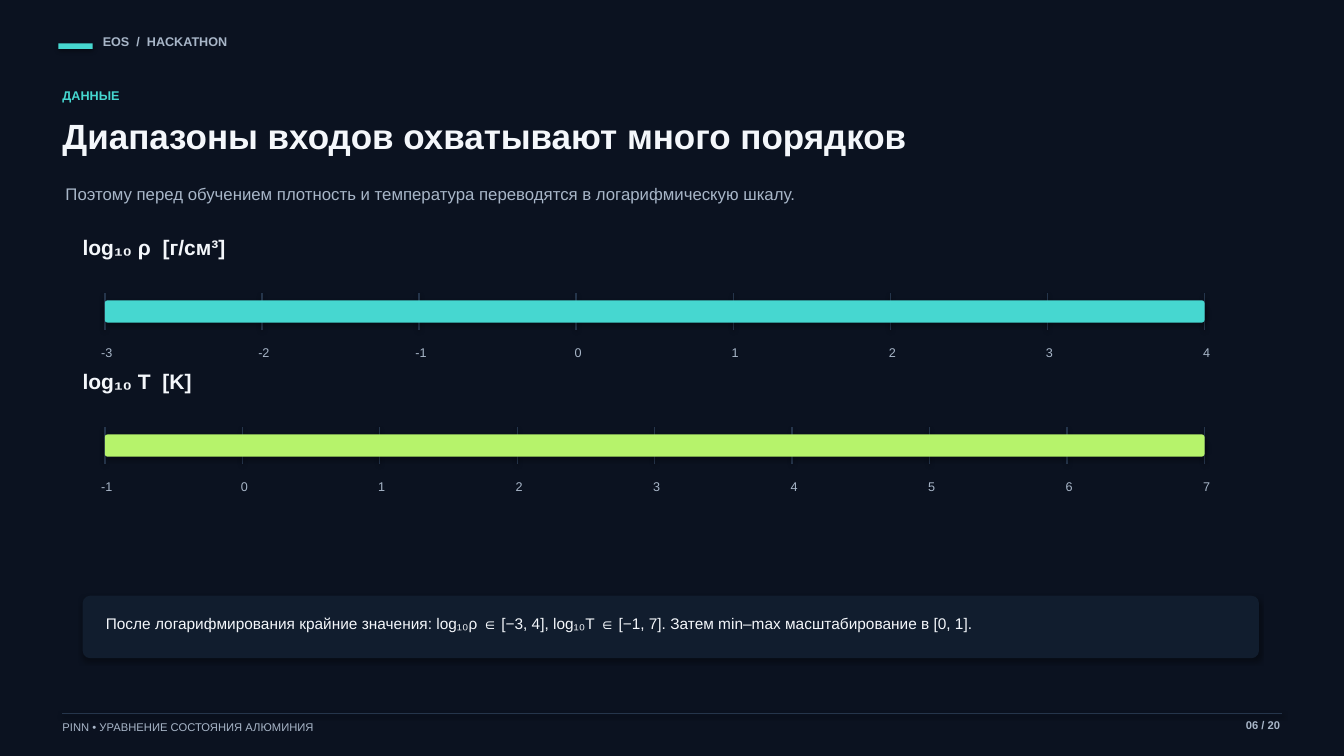
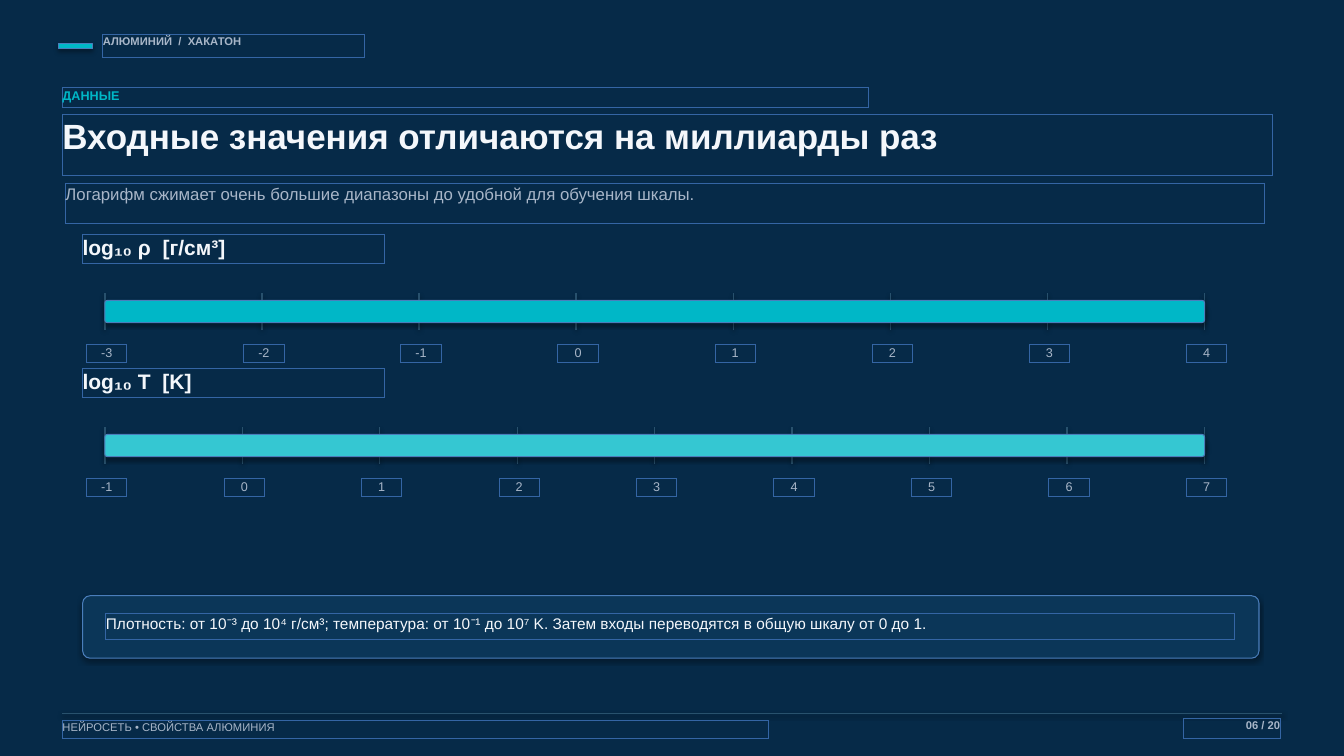
Before and after one commit to AtesiT/testPresentation, a slide deck: slide 6 of Презентация_хакатон_EOS_алюминия.pptx. Drawn at 1344x756 pixels with LibreOffice and Linux fonts; fonts in the diff are those of the drawing. Boxes give left, top, right and bottom in pixels: in the first picture for what was removed or moved away, otherwise in the second. Text is boxed around its words. In the diff, an @@ line names an element or a change of style, - is before the commit and + after.

```diff
--- a/Презентация_хакатон_EOS_алюминия.pptx
+++ b/Презентация_хакатон_EOS_алюминия.pptx
@@ background #0B1220 to #062A48 @@
@@ rectangle at (58, 43, 93, 49): fill #46D7D0 to #00B7C7 @@
@@ text at (103, 36, 241, 45): text changed; size 9 to 8 pt @@
-EOS / HACKATHON
+АЛЮМИНИЙ / ХАКАТОН
@@ text "ДАННЫЕ" at (62, 90, 119, 103): text colour #46D7D0 to #00B7C7 @@
@@ text at (62, 121, 938, 156): text changed @@
-Диапазоны входов охватывают много порядков
+Входные значения отличаются на миллиарды раз
@@ text at (65, 186, 694, 204): text changed @@
-Поэтому перед обучением плотность и температура переводятся в логарифмическую шкалу.
+Логарифм сжимает очень большие диапазоны до удобной для обучения шкалы.
@@ line (105, 293) - (105, 330): stroke #25354B 1 pt to #28516D 1 pt @@
@@ line (262, 293) - (262, 330): stroke #25354B 1 pt to #28516D 1 pt @@
@@ line (419, 293) - (419, 330): stroke #25354B 1 pt to #28516D 1 pt @@
@@ line (577, 293) - (577, 330): stroke #25354B 1 pt to #28516D 1 pt @@
@@ line (733, 293) - (733, 330): stroke #25354B 1 pt to #28516D 1 pt @@
@@ line (890, 293) - (890, 330): stroke #25354B 1 pt to #28516D 1 pt @@
@@ line (1048, 293) - (1048, 330): stroke #25354B 1 pt to #28516D 1 pt @@
@@ line (1205, 293) - (1205, 330): stroke #25354B 1 pt to #28516D 1 pt @@
@@ rounded rectangle at (105, 300, 1205, 323): fill #46D7D0 to #00B7C7 @@
@@ line (105, 312) - (1205, 312): stroke #25354B 4 pt to #28516D 4 pt @@
@@ line (105, 427) - (105, 464): stroke #25354B 1 pt to #28516D 1 pt @@
@@ line (105, 446) - (1205, 446): stroke #25354B 4 pt to #28516D 4 pt @@
@@ rounded rectangle at (105, 435, 1205, 457): fill #B6F36B to #35C7D2 @@
@@ line (242, 427) - (242, 464): stroke #25354B 1 pt to #28516D 1 pt @@
@@ line (380, 427) - (380, 464): stroke #25354B 1 pt to #28516D 1 pt @@
@@ line (517, 427) - (517, 464): stroke #25354B 1 pt to #28516D 1 pt @@
@@ line (655, 427) - (655, 464): stroke #25354B 1 pt to #28516D 1 pt @@
@@ line (792, 427) - (792, 464): stroke #25354B 1 pt to #28516D 1 pt @@
@@ line (930, 427) - (930, 464): stroke #25354B 1 pt to #28516D 1 pt @@
@@ line (1068, 427) - (1068, 464): stroke #25354B 1 pt to #28516D 1 pt @@
@@ line (1205, 427) - (1205, 464): stroke #25354B 1 pt to #28516D 1 pt @@
@@ rounded rectangle at (83, 596, 1259, 658): fill #111D2E to #0B3658 @@
@@ text at (106, 618, 927, 632): text changed @@
-После логарифмирования крайние значения: log₁₀ρ ∈ [−3, 4], log₁₀T ∈ [−1, 7]. Затем min–max масштабирование в [0, 1].
+Плотность: от 10⁻³ до 10⁴ г/см³; температура: от 10⁻¹ до 10⁷ K. Затем входы переводятся в общую шкалу от 0 до 1.
@@ line (63, 714) - (1282, 714): stroke #25354B 0.8 pt to #28516D 0.8 pt @@
@@ text at (62, 723, 275, 734): text changed @@
-PINN • УРАВНЕНИЕ СОСТОЯНИЯ АЛЮМИНИЯ
+НЕЙРОСЕТЬ • СВОЙСТВА АЛЮМИНИЯ
```
Also in this commit, not shown: 19 other slides changed.
